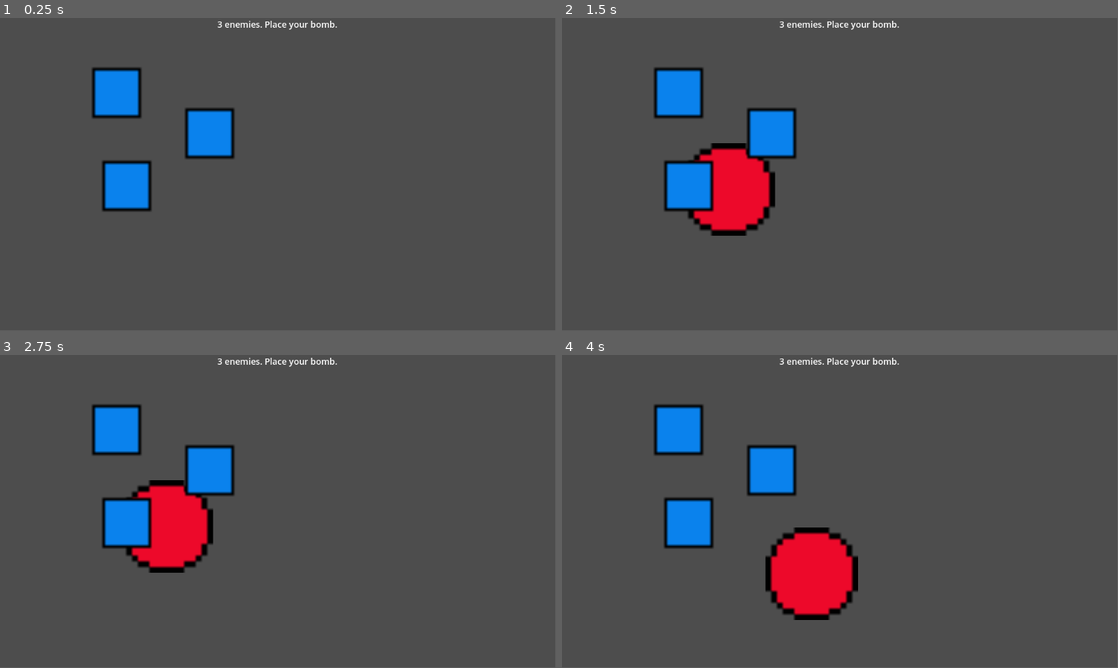
Above: before the commit, frames 1-4 (two rows, left to right).
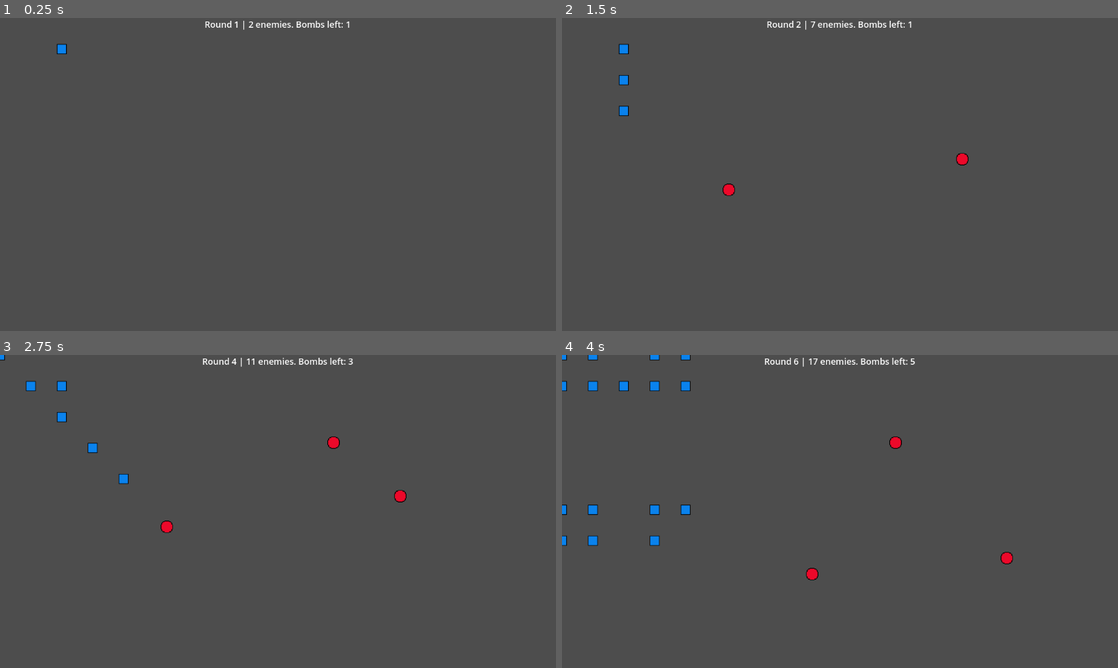
Above: after the commit, the same moments.

Repository: nagesh2006/ChainReaction
Game: Godot game, scene res://scenes/main.tscn
Same seed, same stepped clock (60 frames per second), same inputs: the game is played once before the commit and once after it.
Inputs (mouse positions are in pixels of both pictures, inside the frame that each line leads up to):
- Up to frame 1 (0.25 s): no input
- Up to frame 2 (1.5 s): tap Enter at 0.5 s; move the mouse to (962, 158) at 0.52 s; hold P (next_level, bound only after the commit) 0.53-1.28 s; click (962, 158) at 0.8 s; tap Space at 1.25 s; move the mouse to (728, 190) at 1.27 s; click (728, 190) at 1.35 s
- Up to frame 3 (2.75 s): tap P (next_level, bound only after the commit) at 1.55 s; tap Enter at 2 s; move the mouse to (333, 442) at 2.02 s; hold P (next_level, bound only after the commit) from 2.03 s (still down); click (333, 442) at 2.3 s
- Up to frame 4 (4 s): tap Space at 2.75 s; move the mouse to (812, 574) at 2.77 s; release P (next_level, bound only after the commit) at 2.78 s; click (812, 574) at 2.85 s; tap P (next_level, bound only after the commit) at 3.05 s; move the mouse to (1006, 558) at 3.52 s; hold P (next_level, bound only after the commit) from 3.53 s (still down); click (1006, 558) at 3.8 s
In our replay, the window is 799x449 before the commit and 800x450 after it. These sizes can differ from the game's own. Grey fills any space a smaller window leaves; there, only what the larger window draws over its background counts as a difference.

The runs differ from the first frame. In frame 1, 4.8% of the frame differs, in the area x 10-63%, y 0-62%; in frame 2, 8.0%; in frame 3, 8.2%; in frame 4, 9.5%, in the area x 0-82%, y 0-85%.

Commit message:
fixed ui added multibomb and levels with P for next leve

Diff:
--- a/project.godot
+++ b/project.godot
@@ -15,6 +15,14 @@
 config/features=PackedStringArray("4.4", "Mobile")
 config/icon="res://icon.svg"
 
+[autoload]
+
+Levelloader="*res://scripts/levelloader.gd"
+
+[display]
+
+window/stretch/mode="viewport"
+
 [input]
 
 Reload={
@@ -23,6 +31,16 @@
 , Object(InputEventKey,"resource_local_to_scene":false,"resource_name":"","device":-1,"window_id":0,"alt_pressed":false …(182 unchanged characters)…
 ]
 }
+next_level={
+"deadzone": 0.2,
+"events": [Object(InputEventKey,"resource_local_to_scene":false,"resource_name":"","device":0,"window_id":0,"alt_pressed":false,"shift_pressed":false,"ctrl_pressed":false,"meta_pressed":false,"pressed":false,"keycode":0,"physical_keycode":80,"key_label":0,"unicode":0,"location":0,"echo":false,"script":null)
+]
+}
+place_bomb={
+"deadzone": 0.2,
+"events": [Object(InputEventMouseButton,"resource_local_to_scene":false,"resource_name":"","device":-1,"window_id":0,"alt_pressed":false,"shift_pressed":false,"ctrl_pressed":false,"meta_pressed":false,"button_mask":0,"position":Vector2(0, 0),"global_position":Vector2(0, 0),"factor":1.0,"button_index":1,"canceled":false,"pressed":false,"double_click":false,"script":null)
+]
+}
 
 [rendering]
 
--- a/scenes/main.tscn
+++ b/scenes/main.tscn
@@ -1,9 +1,7 @@
-[gd_scene load_steps=5 format=3 uid="uid://uehf5i11bymg"]
+[gd_scene load_steps=3 format=3 uid="uid://uehf5i11bymg"]
 
 [ext_resource type="Script" uid="uid://b2fjmxu1k76d1" path="res://scripts/main.gd" id="1_jyhfs"]
-[ext_resource type="PackedScene" uid="uid://dt3dlib0jfg4p" path="res://scenes/player.tscn" id="1_o5qli"]
-[ext_resource type="PackedScene" uid="uid://dgms30735vm78" path="res://scenes/bomb.tscn" id="2_sugp2"]
-[ext_resource type="PackedScene" uid="uid://cmw61ore15rh5" path="res://scenes/enemy.tscn" id="3_jyhfs"]
+[ext_resource type="Script" uid="uid://mq3h7i8ekslr" path="res://scripts/levelloader.gd" id="2_jyhfs"]
 
 [node name="main" type="Node2D"]
 script = ExtResource("1_jyhfs")
@@ -16,23 +14,6 @@
 grow_vertical = 2
 color = Color(0.117647, 0.117647, 0.117647, 1)
 
-[node name="player" parent="." instance=ExtResource("1_o5qli")]
-bomb_scene = ExtResource("2_sugp2")
-
-[node name="enemes" type="Node" parent="."]
-
-[node name="enemy" parent="enemes" instance=ExtResource("3_jyhfs")]
-position = Vector2(242, 153)
-scale = Vector2(5, 5)
-
-[node name="enemy2" parent="enemes" instance=ExtResource("3_jyhfs")]
-position = Vector2(263, 346)
-scale = Vector2(5, 5)
-
-[node name="enemy3" parent="enemes" instance=ExtResource("3_jyhfs")]
-position = Vector2(435, 237)
-scale = Vector2(5, 5)
-
 [node name="UI" type="CanvasLayer" parent="."]
 
 [node name="StatusLabel" type="Label" parent="UI"]
@@ -44,3 +25,8 @@
 theme_override_font_sizes/font_size = 18
 text = "\"\""
 horizontal_alignment = 1
+
+[node name="levelRoot" type="Node2D" parent="."]
+
+[node name="LevelLoader" type="Node2D" parent="."]
+script = ExtResource("2_jyhfs")
--- a/scenes/player.tscn
+++ b/scenes/player.tscn
@@ -1,6 +1,8 @@
-[gd_scene load_steps=2 format=3 uid="uid://dt3dlib0jfg4p"]
+[gd_scene load_steps=3 format=3 uid="uid://dt3dlib0jfg4p"]
 
 [ext_resource type="Script" uid="uid://cfmekkh8crw8j" path="res://scripts/player.gd" id="1_3vyb7"]
+[ext_resource type="PackedScene" uid="uid://dgms30735vm78" path="res://scenes/bomb.tscn" id="2_g2els"]
 
 [node name="player" type="Node2D"]
 script = ExtResource("1_3vyb7")
+bomb_scene = ExtResource("2_g2els")
--- a/scripts/bomb.gd
+++ b/scripts/bomb.gd
@@ -6,6 +6,7 @@
 signal bomb_exploded
 
 func _ready() -> void:
+	scale = Vector2(0.8, 0.8)
 	$CollisionShape2D.shape.radius = 10
 	await get_tree().create_timer(fuse_time).timeout
 	explode()
@@ -19,7 +20,7 @@
 
 	# Expand explosion radius
 	var tween := create_tween()
-	tween.tween_property($CollisionShape2D.shape, "radius", explosion_radius, 200)
+	tween.tween_property($CollisionShape2D.shape, "radius", explosion_radius, 0.2)
 
 	$Sprite2D.modulate = Color.RED
 
--- a/scripts/enemy.gd
+++ b/scripts/enemy.gd
@@ -17,7 +17,6 @@
 	$CollisionShape2D.shape.radius = explosion_radius
 
 	for body in get_overlapping_bodies():
-
 		if body.is_in_group("enemies") and not body.exploded:
 			body.trigger_explosion()
 
--- /dev/null
+++ b/scripts/levelloader.gd
@@ -0,0 +1,103 @@
+extends Node2D
+
+
+# Hardcoded Player and Enemy scenes
+const PlayerScene = preload("res://scenes/player.tscn")
+const EnemyScene  = preload("res://scenes/enemy.tscn")
+
+signal level_cleared  # emitted when all enemies are gone
+
+var tile_size := 64
+var current_level := 0
+
+var levels = [
+	[
+		".....",
+		"..E..",
+		".....",
+		"..P..",
+		"....."
+	],
+	[
+		".....",
+		"..E..",
+		"..E..",
+		"..E..",
+		"..P.."
+	],
+	[
+		".....",
+		"..E..",
+		".EEE.",
+		"..E..",
+		"..P.."
+	],
+	[
+		"E....",
+		".E...",
+		"..E..",
+		"...E.",
+		"....E",
+		"...P."
+	],
+	[
+		"EE.EE",
+		"EE.EE",
+		".....",
+		"..P..",
+		".....",
+		"EE.EE",
+		"EE.EE"
+	]
+]
+
+func _ready() -> void:
+	load_level(current_level)
+
+
+func load_level(index: int) -> void:
+	# Remove old children except UI and BG
+	for child in get_children():
+		if not child.name in ["BG", "UI"]:
+			child.queue_free()
+
+	# Clamp index
+	if index < 0 or index >= levels.size():
+		push_error("Level index out of range: %d" % index)
+		return
+
+	current_level = index
+	var level = levels[index]
+
+	for y in range(level.size()):
+		for x in range(level[y].length()):
+			var char = level[y][x]
+			var pos = Vector2(x * tile_size, y * tile_size)
+
+			match char:
+				"P":
+					var player = PlayerScene.instantiate()
+					player.position = pos
+					add_child(player)
+
+				"E":
+					var enemy = EnemyScene.instantiate()
+					enemy.position = pos
+					add_child(enemy)
+					enemy.add_to_group("enemies")
+					enemy.died.connect(_on_enemy_died)
+
+
+func _on_enemy_died() -> void:
+	# Check if all enemies are gone
+	if get_tree().get_nodes_in_group("enemies").is_empty():
+		print("🎉 All enemies cleared in level %d!" % current_level)
+		emit_signal("level_cleared")
+
+
+func next_level() -> void:
+	var next = current_level + 1
+	if next < levels.size():
+		load_level(next)
+	else:
+		print("🏆 All levels cleared!")
--- a/scripts/main.gd
+++ b/scripts/main.gd
@@ -1,44 +1,90 @@
 extends Node2D
 
 @onready var status_label: Label = $UI/StatusLabel
+@onready var level_loader = $LevelLoader   # Reference to your LevelLoader node
+
 var total_enemies := 0
 var alive_enemies := 0
 var bomb_exploded := false
+var bombs_per_round := 1
+var bombs_left := 0
+var round_number := 1   # Track the round number
 
 func _ready() -> void:
+	bombs_left = bombs_per_round
+	_connect_enemy_signals()
+	_update_status_label()
+
+func _connect_enemy_signals() -> void:
 	var enemies = get_tree().get_nodes_in_group("enemies")
 	total_enemies = enemies.size()
 	alive_enemies = total_enemies
 	print("START enemies:", alive_enemies)
 
 	for e in enemies:
-		e.died.connect(_on_enemy_died)
+		if not e.died.is_connected(_on_enemy_died):
+			e.died.connect(_on_enemy_died)
 
-	if alive_enemies > 0:
-		status_label.text = str(alive_enemies) + " enemies. Place your bomb."
+func _update_status_label() -> void:
+	if alive_enemies > 0 and bombs_left > 0:
+		status_label.text = "Round " + str(round_number) + " | " \
+			+ str(alive_enemies) + " enemies. Bombs left: " + str(bombs_left)
+	elif alive_enemies > 0 and bombs_left == 0:
+		status_label.text = "Round " + str(round_number) + " | " \
+			+ "💥 Out of bombs! " + str(alive_enemies) + " enemies left. Press R to restart."
 	else:
-		status_label.text = "🎉 Level Cleared! (No enemies here)"
+		status_label.text = "🎉 Round " + str(round_number) + " Cleared! " \
+			+ "Press P for next level or R to restart."
 
 func _on_enemy_died() -> void:
 	alive_enemies -= 1
 	print("Enemy died, alive left:", alive_enemies)
 
-	# Win check: only after bomb has gone off
 	if bomb_exploded and alive_enemies == 0:
-		status_label.text = "🎉 Level Cleared! Press R to restart."
+		_update_status_label()
 		print("PASS")
 
 func _on_bomb_exploded() -> void:
 	bomb_exploded = true
-	print("Bomb exploded, checking...")
-
-	# defer the check until end of frame (after enemies queue_free)
+	print("💥 A bomb exploded. Bombs left:", bombs_left)
 	await get_tree().process_frame
-
-	if alive_enemies > 0:
-		status_label.text = "💥 Try Again! " + str(alive_enemies) + " enemies still left. Press R to restart."
-		print("FAIL (still enemies left)")
+	_update_status_label()
 
 func _unhandled_input(event: InputEvent) -> void:
-	if event.is_action_pressed("Reload"):  # ⚠️ lowercase matches InputMap
-		get_tree().reload_current_scene()
+	if event.is_action_pressed("place_bomb"):  # now it's real!
+		place_bomb()
+
+	if event.is_action_pressed("Reload"):  # R key
+		print("🔄 Restart level requested")
+		level_loader.load_level(level_loader.current_level)
+		_reset_state(false)
+
+	if event.is_action_pressed("next_level"):  # P key
+		print("➡️ Next level requested (main.gd)")
+		level_loader.next_level()
+		bombs_per_round += 1
+		round_number += 1
+		_reset_state(true)
+
+func place_bomb() -> void:
+	if bombs_left > 0:
+		var bomb_scene = preload("res://scenes/Bomb.tscn")  # adjust path!
+		var bomb = bomb_scene.instantiate()
+		add_child(bomb)
+		bomb.global_position = get_global_mouse_position()
+
+		bomb_exploded = false
+		bombs_left -= 1
+
+		# ✅ FIXED: connect to correct signal from Bomb.gd
+		bomb.bomb_exploded.connect(_on_bomb_exploded)
+
+		_update_status_label()
+	else:
+		print("❌ No bombs left this round!")
+
+func _reset_state(new_round: bool) -> void:
+	bomb_exploded = false
+	bombs_left = bombs_per_round
+	_connect_enemy_signals()
+	_update_status_label()
Not shown, added: scripts/levelloader.gd.uid
